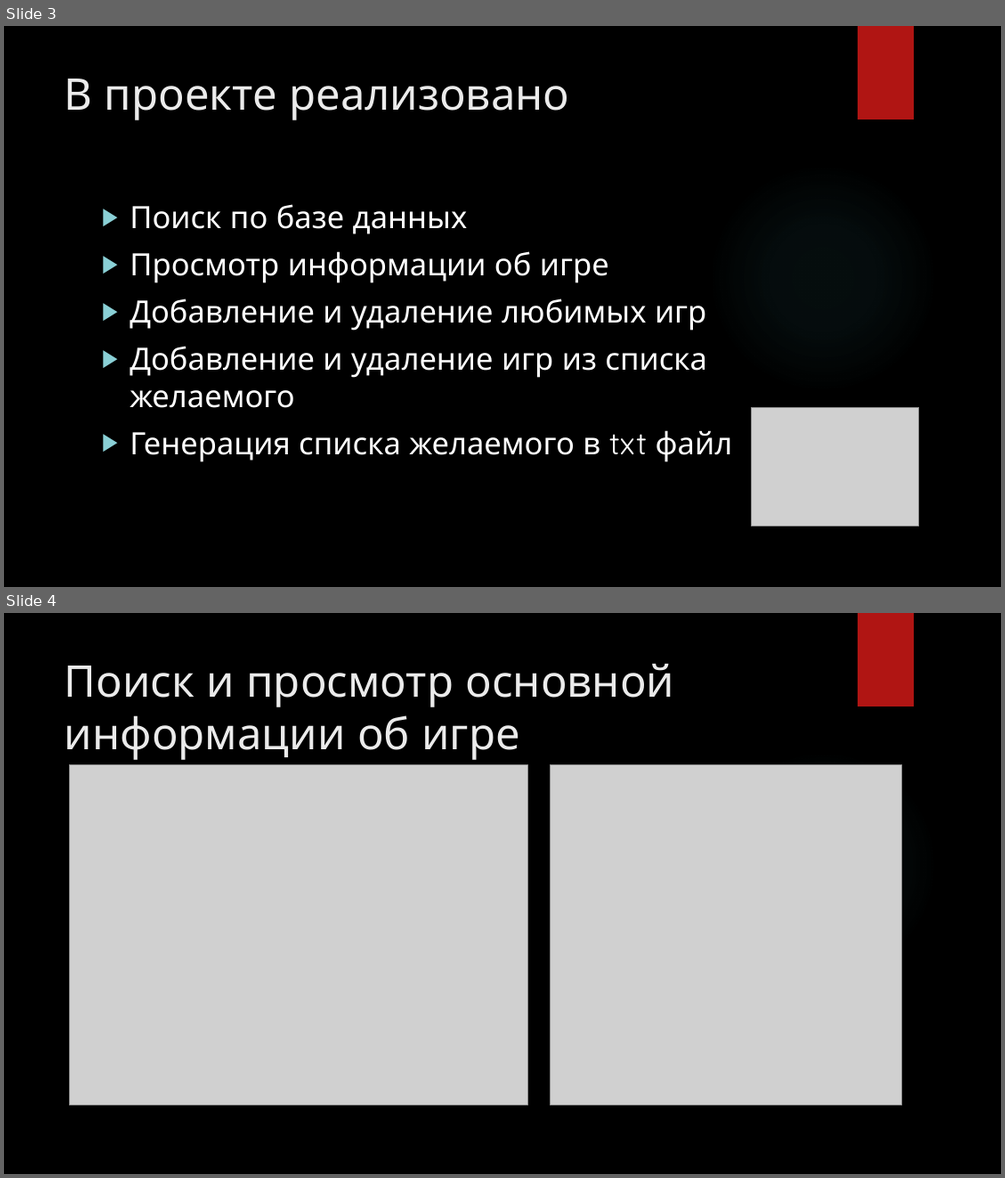
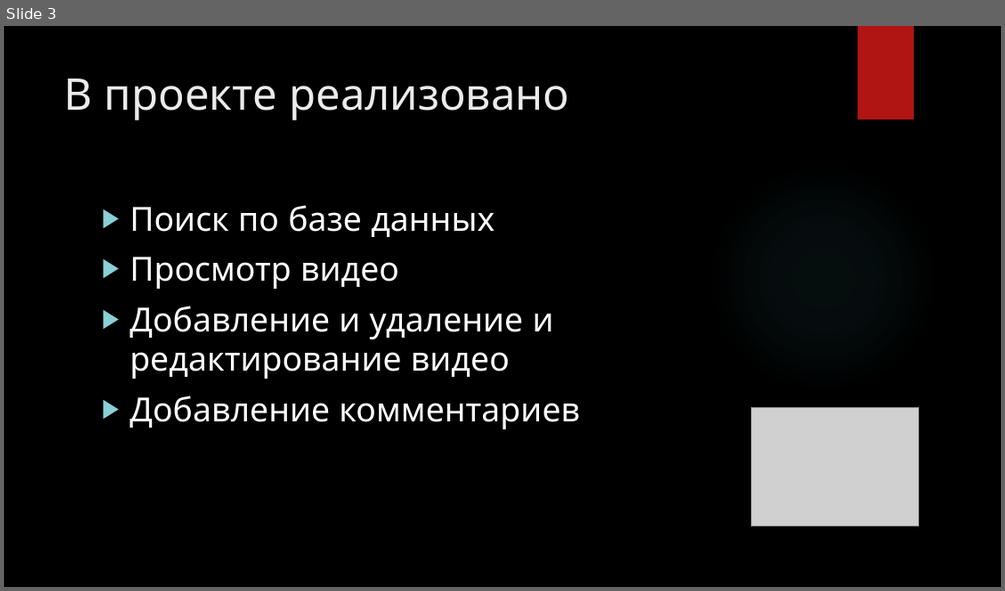
Before and after one commit to KonstantaBit/CloneTube, a slide deck: Презентация.pptx. Shown one above the other, each under a label of ours: slides 3 and 4 before the commit, slide 3 after it. The pictures are 1005x1178 and 1005x591 pixels, drawn with LibreOffice and Linux fonts; fonts in the diff are those of the drawing; grey boxes stand for pictures; background and template pictures are left out. Boxes give left, top, right and bottom in pixels: in the first picture for what was removed or moved away, otherwise in the second. Text is boxed around its words. In the diff, an @@ line names an element or a change of style, - is before the commit and + after.

```diff
--- a/Презентация.pptx
+++ b/Презентация.pptx
@@ slide 4 removed at box(4, 613, 1001, 1174), background picture (left out); not listed: 2 template elements that a slide beside it also shows @@
@@ title removed at box(65, 664, 675, 760) @@
-Поиск и просмотр основной информации об игре
@@ picture removed at box(70, 765, 527, 1105) @@
@@ picture removed at box(550, 765, 902, 1105) @@
@@ slide 3 changed as well @@
@@ text at box(129, 205, 494, 237): size 29.6 to 32 pt in "Поиск по базе данных" @@
@@ text at box(129, 257, 580, 429): text changed; size 29.6 to 32 pt @@
-▶ Просмотр информации об игре
-▶ Добавление и удаление любимых игр
-▶ Добавление и удаление игр из списка желаемого
-▶ Генерация списка желаемого в txt файл
+▶ Просмотр видео
+▶ Добавление и удаление и редактирование видео
+▶ Добавление комментариев
```
Also in this commit, not shown: 6 slides added, 4 other slides removed, 1 other file.
